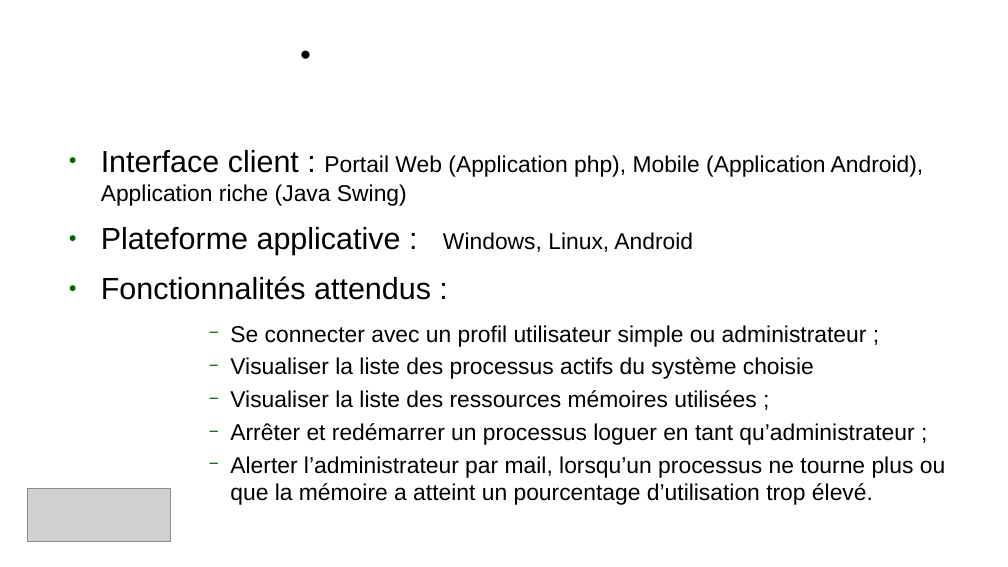
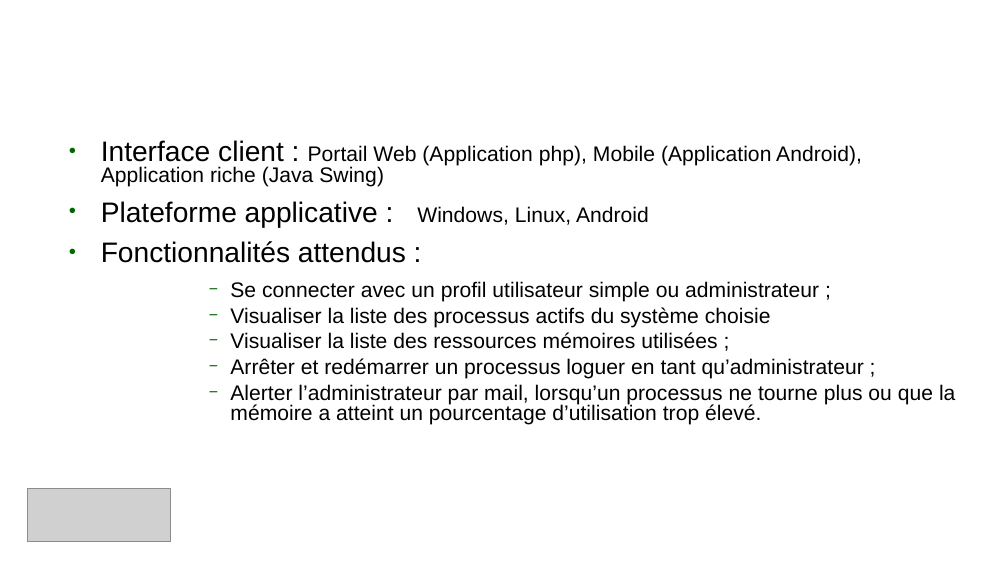
Before and after one commit to MSIR2018/Supervision-Cacti, a slide deck: slide 3 of Powerpoint.pptx. Drawn at 1008x567 pixels with LibreOffice and Linux fonts; fonts in the diff are those of the drawing; grey boxes stand for pictures; background and template pictures are left out. Boxes give left, top, right and bottom in pixels: in the first picture for what was removed or moved away, otherwise in the second. Text is boxed around its words. In the diff, an @@ line names an element or a change of style, - is before the commit and + after.

```diff
--- a/Powerpoint.pptx
+++ b/Powerpoint.pptx
@@ text "Cahier des charges" at (393,307,427,324): bullet ● to none @@
@@ text "Interface client : Portail Web ..." at (101,140,955,425): size 24 to 22.2 pt in "Interface client :", "Plateforme applicative :", "Fonctionnalités attendus :"; size 18 to 16.6 pt in "Portail Web (Application php), Mobile (Application Android), ...", "Windows, Linux, Android", "Se connecter avec un profil utilisateur simple ...", "Visualiser la liste des processus actifs du ..." and 3 more places; line spacing 1 to 0.8 @@
```
Also in this commit, not shown: 6 other slides changed, 1 slide added.
